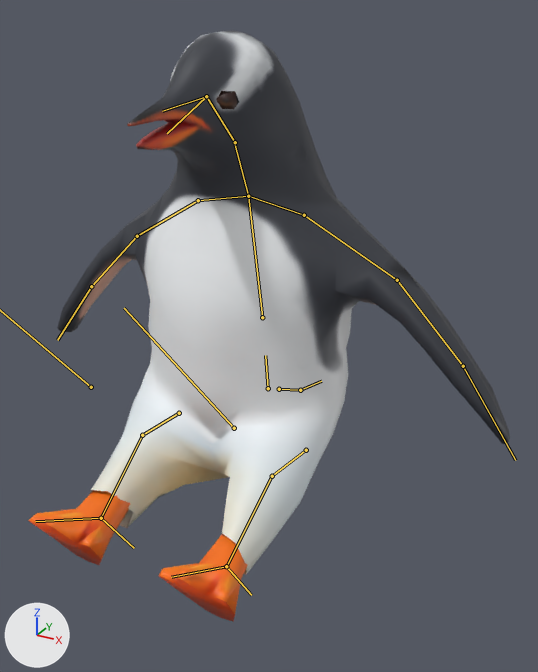
The glTF model assets/3D/Penguins/GentooPenguin/GentooPenguin.gltf: old version first, new version second.
Camera for both pictures: a 50 mm lens placed at (0.493, -1.011, 0.937), pointed at (0.033, -0.175, 0.518). The lights are fixed; the arrows at lower left show +X, +Y and +Z. Both versions are drawn at frame 0 of the action 'sit still'; the numbers are the values there. The bones that bend it are drawn over the model as lines.

Names of what the first picture shows: 'GentooPenguin'.
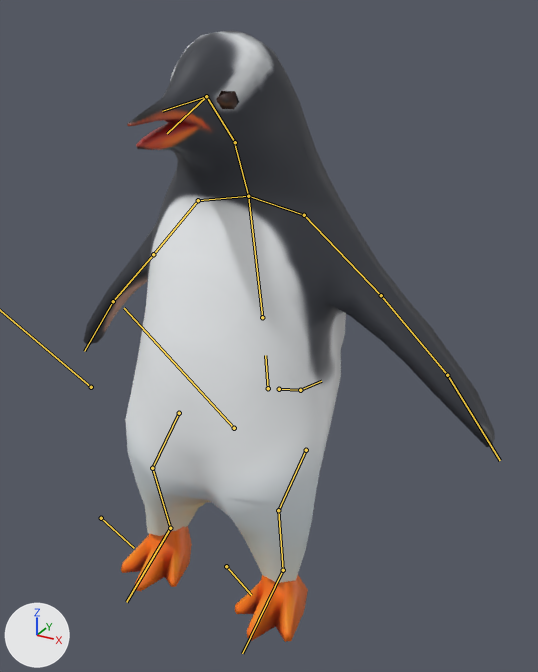
Pixel boxes [x1, y1, x2, y2] of what changed, in the pictures (538 x 672 px):
'GentooPenguin', posed (14% narrower): before [28, 30, 510, 621]; after [83, 30, 495, 642]
bone 'Left Upper Flipper', root to tip: before (304, 215) to (397, 280); after (304, 215) to (381, 295)
bone 'Left Middle Flipper', root to tip: before (397, 280) to (463, 366); after (381, 295) to (447, 375)
bone 'Right Upper Flipper', root to tip: before (198, 200) to (137, 236); after (198, 200) to (153, 254)
bone 'Right Middle Flipper', root to tip: before (137, 236) to (91, 286); after (153, 254) to (113, 301)
bone 'Left Upper Leg', root to tip: before (306, 450) to (272, 476); after (306, 450) to (278, 510)
bone 'Left Lower Leg', root to tip: before (272, 476) to (226, 566); after (278, 510) to (283, 570)
bone 'Left Foot', root to tip: before (226, 566) to (171, 577); after (283, 570) to (242, 653)
bone 'Right Upper Leg', root to tip: before (179, 413) to (142, 435); after (179, 413) to (152, 468)
bone 'Right Lower Leg', root to tip: before (142, 435) to (101, 518); after (152, 468) to (170, 528)
bone 'Right Foot', root to tip: before (101, 518) to (35, 521); after (170, 528) to (126, 602)

What the commit changed:
Bone 'Left Upper Flipper' (bone_left_upper_flipper) turns from (3, -11, 14) to (0, 0, 0) degrees about its own x, y and z.
Bone 'Left Middle Flipper' (bone_left_middle_flipper) turns from (0, 1, -15) to (0, 0, 0) degrees about its own x, y and z.
Bone 'Right Upper Flipper' (bone_right_upper_flipper) turns from (3, 11, -14) to (0, 0, 0) degrees about its own x, y and z.
Bone 'Right Middle Flipper' (bone_right_middle_flipper) turns from (0, -1, 15) to (0, 0, 0) degrees about its own x, y and z.
Bone 'Left Upper Leg' (bone_left_upper_leg) turns from (42, 2, -1) to (0, 0, 0) degrees about its own x, y and z.
Bone 'Left Lower Leg' (bone_left_lower_leg) turns from (26, 0, 0) to (0, 0, 0) degrees about its own x, y and z.
Bone 'Left Foot' (bone_left_foot) turns from (-11, 0, -1) to (0, 0, 0) degrees about its own x, y and z.
Bone 'Right Upper Leg' (bone_right_upper_leg) turns from (42, -2, 1) to (0, 0, 0) degrees about its own x, y and z.
Bone 'Right Lower Leg' (bone_right_lower_leg) turns from (26, 0, 0) to (0, 0, 0) degrees about its own x, y and z.
Bone 'Right Foot' (bone_right_foot) turns from (-11, 0, 1) to (0, 0, 0) degrees about its own x, y and z.
